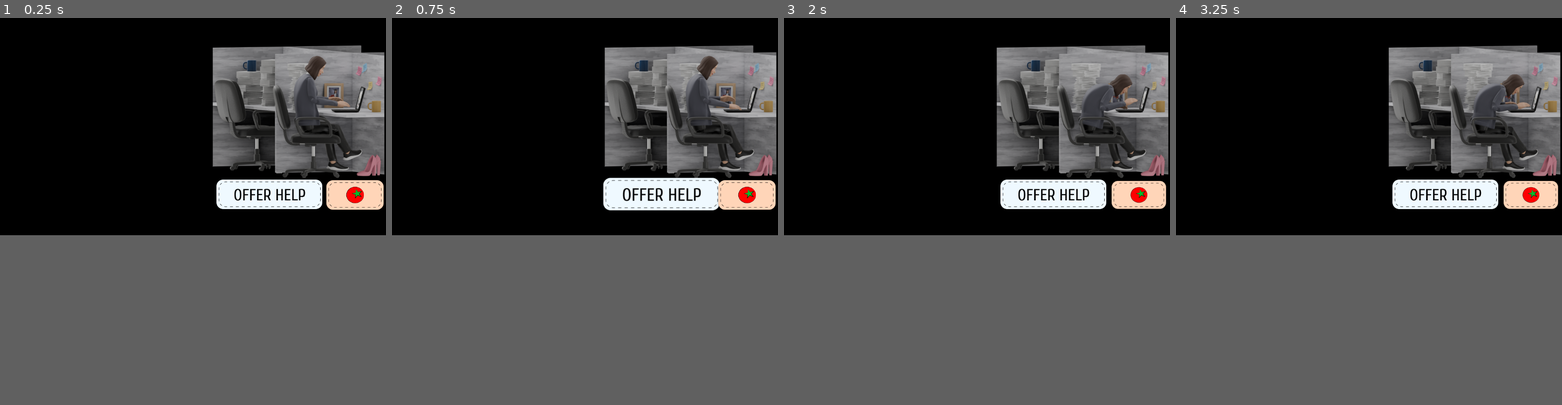
Above: before the commit, frames 1-4 (left to right).
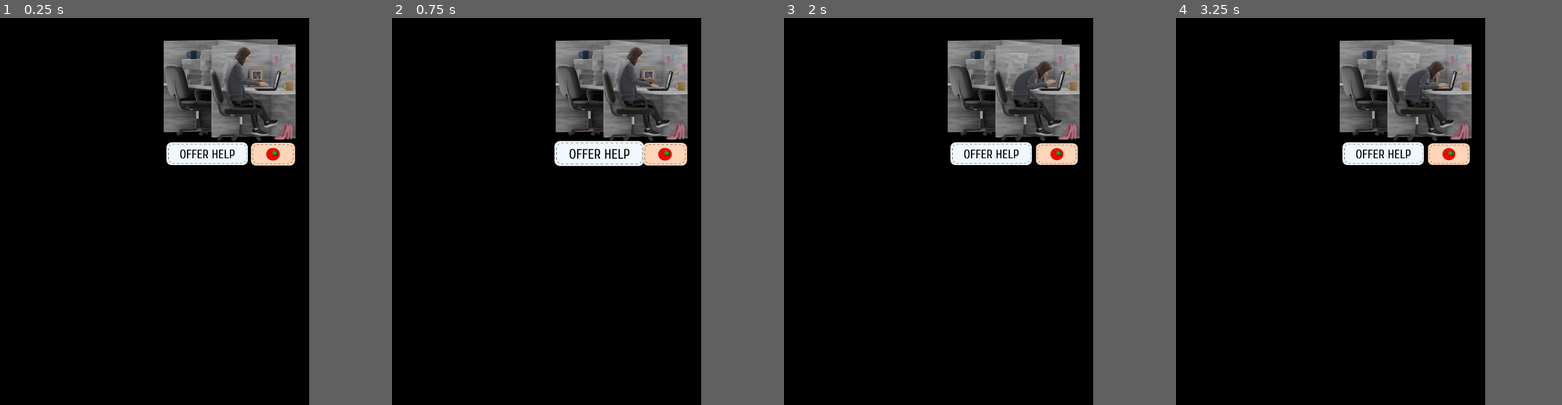
Above: after the commit, the same moments.

Repository: grkovalev/office-game
Game: Godot game, scene res://node.tscn
The game is run twice, just before and just after one commit, with the same random seed, the same clock (stepped at 60 frames per second) and the same inputs.
Inputs (mouse positions are in pixels of both pictures, inside the frame that each line leads up to; where the layout moved, square brackets give the same spot in the first picture):
- Up to frame 1 (0.25 s): no input
- Up to frame 2 (0.75 s): click (650, 95) [662, 196] at 0.5 s
- Up to frame 3 (2 s): click (1123, 95) [1139, 196] at 1.25 s
- Up to frame 4 (3.25 s): click (1515, 95) [1531, 196] at 2 s; click (1515, 95) [1531, 196] at 2.75 s
In our replay, the window is 799x449 before the commit and 640x800 after it. These sizes can differ from the game's own. Grey fills any space a smaller window leaves; there, only what the larger window draws over its background counts as a difference.

The runs differ from the first frame. In frame 1, 19% of the frame differs, in the area x 42-100%, y 5-50%; in frame 2, 20%; in frame 3, 19%; in frame 4, 19%.

Commit message:
Add grid and 1 tile
Tile has left and right click behaviour, sends signal when flag is places

Diff:
--- a/minesweeper.tscn
+++ b/minesweeper.tscn
@@ -1,14 +1,19 @@
-[gd_scene load_steps=12 format=3 uid="uid://6brnunq6a06k"]
+[gd_scene load_steps=19 format=3 uid="uid://6brnunq6a06k"]
 
 [ext_resource type="FontFile" uid="uid://btw2ewpxr30d1" path="res://fonts/Helvetica.ttf" id="1_7nxku"]
+[ext_resource type="Texture2D" uid="uid://qkyky4hs4p2f" path="res://ui_buttons/minesweeper/ui_circle.png" id="1_a5xdw"]
 [ext_resource type="FontFile" uid="uid://72opr2tj16ch" path="res://fonts/Helvetica-Bold.ttf" id="1_xrf8k"]
 [ext_resource type="FontFile" uid="uid://crhysmfg7mn73" path="res://fonts/Helvetica-Oblique.ttf" id="2_xrf8k"]
 [ext_resource type="Texture2D" uid="uid://dcq5exfvf4gei" path="res://avatars/slack/avatar_f_concerned_center.png" id="4_nlm7j"]
+[ext_resource type="Script" uid="uid://c7p5uheulg5l6" path="res://number_calblocks.gd" id="5_cf5gv"]
 [ext_resource type="Texture2D" uid="uid://0xe7l6uwgage" path="res://avatars/slack/avatar_f_concerned_left.png" id="5_h640s"]
 [ext_resource type="Texture2D" uid="uid://cqvgmawoan8hx" path="res://avatars/slack/avatar_f_concerned_right.png" id="6_m1acp"]
 [ext_resource type="Texture2D" uid="uid://5b6gndoionh1" path="res://avatars/slack/avatar_f_gameover.png" id="7_ro3ru"]
 [ext_resource type="Texture2D" uid="uid://dd6gwavrqnkat" path="res://avatars/slack/avatar_f_fail.png" id="8_1xtce"]
 [ext_resource type="Texture2D" uid="uid://m08vxqw1a5kk" path="res://avatars/slack/avatar_f_succes.png" id="9_a5xdw"]
+[ext_resource type="Texture2D" uid="uid://7rlixdrpsxs8" path="res://ui_buttons/minesweeper/minesweep_block.png" id="10_m1acp"]
+[ext_resource type="Texture2D" uid="uid://dnxjexqnou3bj" path="res://ui_buttons/minesweeper/minesweeper_atlas.png" id="11_1xtce"]
+[ext_resource type="Script" uid="uid://bkphwlfihcy35" path="res://tilebutton.gd" id="12_1xtce"]
 
 [sub_resource type="Environment" id="Environment_ql2jn"]
 background_mode = 1
@@ -65,6 +70,14 @@
 "speed": 5.0
 }]
 
+[sub_resource type="AtlasTexture" id="AtlasTexture_8neyo"]
+atlas = ExtResource("11_1xtce")
+region = Rect2(0, 0, 50, 50)
+
+[sub_resource type="AtlasTexture" id="AtlasTexture_a5xdw"]
+atlas = ExtResource("11_1xtce")
+region = Rect2(0, 0, 50, 50)
+
 [node name="main_minesweeper" type="Node2D"]
 
 [node name="Window" type="Window" parent="."]
@@ -75,46 +88,83 @@
 [node name="bg_color" type="WorldEnvironment" parent="Window"]
 environment = SubResource("Environment_ql2jn")
 
+[node name="ui_circle" type="Sprite2D" parent="Window"]
+position = Vector2(64, 64)
+scale = Vector2(0.5, 0.5)
+texture = ExtResource("1_a5xdw")
+
+[node name="ui_circle2" type="Sprite2D" parent="Window"]
+position = Vector2(128, 64)
+scale = Vector2(0.5, 0.5)
+texture = ExtResource("1_a5xdw")
+
+[node name="ui_circle3" type="Sprite2D" parent="Window"]
+position = Vector2(192, 64)
+scale = Vector2(0.5, 0.5)
+texture = ExtResource("1_a5xdw")
+
 [node name="title" type="Label" parent="Window"]
-offset_left = 49.0
-offset_top = 73.0
-offset_right = 700.0
-offset_bottom = 124.0
+offset_left = 64.0
+offset_top = 168.0
+offset_right = 858.0
+offset_bottom = 229.0
 theme_override_fonts/font = ExtResource("1_xrf8k")
-theme_override_font_sizes/font_size = 50
+theme_override_font_sizes/font_size = 60
 text = "WORK CHATS NAVIGATION"
 
 [node name="subtitle" type="Label" parent="Window"]
-offset_left = 742.0
-offset_top = 57.0
-offset_right = 1153.0
-offset_bottom = 162.0
+offset_left = 64.0
+offset_top = 240.0
+offset_right = 821.0
+offset_bottom = 291.0
 theme_override_fonts/font = ExtResource("2_xrf8k")
-theme_override_font_sizes/font_size = 40
-text = "escape extra workload
-at all costs"
+theme_override_font_sizes/font_size = 50
+text = "escape extra workload at all costs"
 
 [node name="calendar blocks left" type="Label" parent="Window"]
-offset_left = 73.0
-offset_top = 271.0
-offset_right = 434.0
-offset_bottom = 320.0
+offset_left = 118.0
+offset_top = 359.5
+offset_right = 479.0
+offset_bottom = 408.5
 theme_override_fonts/font = ExtResource("1_7nxku")
 theme_override_font_sizes/font_size = 40
 text = "calendar blocks left:"
 
 [node name="number_calblocks" type="Label" parent="Window"]
-offset_left = 449.0
-offset_top = 271.0
-offset_right = 511.0
-offset_bottom = 320.0
+offset_left = 494.0
+offset_top = 359.5
+offset_right = 556.0
+offset_bottom = 408.5
 theme_override_fonts/font = ExtResource("1_7nxku")
 theme_override_font_sizes/font_size = 40
 text = "10"
+script = ExtResource("5_cf5gv")
 
 [node name="avatar_slack" type="AnimatedSprite2D" parent="Window"]
-position = Vector2(1066, 254)
+position = Vector2(1016, 232)
 sprite_frames = SubResource("SpriteFrames_nlm7j")
 animation = &"def_center"
 
 [node name="calblock" type="Sprite2D" parent="Window"]
+position = Vector2(85, 377.5)
+texture = ExtResource("10_m1acp")
+
+[node name="tiles_minesweeper" type="CanvasLayer" parent="Window"]
+
+[node name="grid9x9" type="GridContainer" parent="Window/tiles_minesweeper"]
+offset_left = 67.0
+offset_top = 452.46
+offset_right = 225.0
+offset_bottom = 502.46
+size_flags_horizontal = 4
+size_flags_vertical = 4
+columns = 9
+
+[node name="tile" type="TextureButton" parent="Window/tiles_minesweeper/grid9x9"]
+layout_mode = 2
+toggle_mode = true
+texture_normal = SubResource("AtlasTexture_8neyo")
+texture_pressed = SubResource("AtlasTexture_a5xdw")
+script = ExtResource("12_1xtce")
+
+[connection signal="flag_changed" from="Window/tiles_minesweeper/grid9x9/tile" to="Window/number_calblocks" method="_on_tile_flag_changed"]
--- /dev/null
+++ b/number_calblocks.gd
@@ -0,0 +1,16 @@
+extends Label
+
+@export var start_value := 10
+var current_value := 0
+
+func _ready():
+	current_value = start_value
+	text = str(current_value)
+
+func on_flag_changed(_delta: int) -> void:
+	current_value +=_delta
+	text = str(current_value)
+
+
+func _on_tile_flag_changed(_delta: int) -> void:
+	pass # Replace with function body.
--- a/project.godot
+++ b/project.godot
@@ -17,6 +17,8 @@
 
 [display]
 
+window/size/viewport_width=1200
+window/size/viewport_height=1500
 window/size/transparent=true
 window/per_pixel_transparency/allowed=true
 
--- /dev/null
+++ b/tile_template.gd
@@ -0,0 +1,22 @@
+extends TextureButton
+
+@export var atlas: Texture2D
+@export var tile_size: Vector2 = Vector2(50,50)
+@export var num_tiles_in_row: int = 9  # adjust depending on your atlas layout
+
+func _ready():
+	# Set initial tile (Hidden)
+	set_random_tile()
+	pressed.connect(_on_pressed)
+
+func _on_pressed():
+	# Show a new random tile from the atlas each time it’s clicked
+	set_random_tile()
+
+func set_random_tile():
+	# Random column and row
+	var col = randi() % num_tiles_in_row
+	var row = randi() % num_tiles_in_row
+	texture_normal = AtlasTexture.new()
+	texture_normal.atlas = atlas
+	texture_normal.region = Rect2(Vector2(col * tile_size.x, row * tile_size.y), tile_size)
--- /dev/null
+++ b/tilebutton.gd
@@ -0,0 +1,58 @@
+extends TextureButton
+
+@export var tile_size := Vector2i(50, 50)
+@export var atlas_columns := 3
+@export var max_tiles := 9
+
+@export var hidden_index := 0
+@export var flag_index := 6
+
+var current_index := hidden_index
+var is_flagged := false
+
+@onready var atlas_texture: AtlasTexture = texture_normal.duplicate()
+
+func _ready():
+	texture_normal = atlas_texture
+	texture_pressed = atlas_texture
+	_set_tile(hidden_index)
+	toggled.connect(_on_toggled)
+
+# LEFT CLICK (toggle)
+func _on_toggled(button_pressed: bool) -> void:
+	if is_flagged:
+		button_pressed = false
+		button_pressed = false
+		set_pressed_no_signal(false)
+		return
+
+	if button_pressed:
+		current_index = (current_index + 1) % max_tiles
+		_set_tile(current_index)
+	else:
+		_set_tile(hidden_index)
+
+# RIGHT CLICK (flag)
+func _gui_input(event: InputEvent) -> void:
+	if event is InputEventMouseButton and event.pressed:
+		if event.button_index == MOUSE_BUTTON_RIGHT:
+			_toggle_flag()
+			accept_event()
+
+func _set_tile(index: int) -> void:
+	var col := index % atlas_columns
+	var row := index / atlas_columns
+	atlas_texture.region = Rect2(
+		Vector2(col * tile_size.x, row * tile_size.y),
+		tile_size
+	)
+signal flag_changed(_delta: int)
+func _toggle_flag() -> void:
+	is_flagged = !is_flagged
+
+	if is_flagged:
+		_set_tile(flag_index)
+		flag_changed.emit(-1)
+	else:
+		_set_tile(hidden_index)
+		flag_changed.emit(1)
Empty file added: grid_container.gd
Not shown, added: grid_container.gd.uid
Not shown, added: number_calblocks.gd.uid
Not shown, added: tile_template.gd.uid
Not shown, added: tilebutton.gd.uid
Binary file changed: ui_buttons/minesweeper/minesweep_block.png
Binary file added: ui_buttons/minesweeper/minesweep_normal.png
Not shown, added: ui_buttons/minesweeper/minesweep_normal.png.import
Binary file added: ui_buttons/minesweeper/minesweeper_atlas.png
Not shown, added: ui_buttons/minesweeper/minesweeper_atlas.png.import
Binary file added: ui_buttons/minesweeper/ui_circle.png
Not shown, added: ui_buttons/minesweeper/ui_circle.png.import
